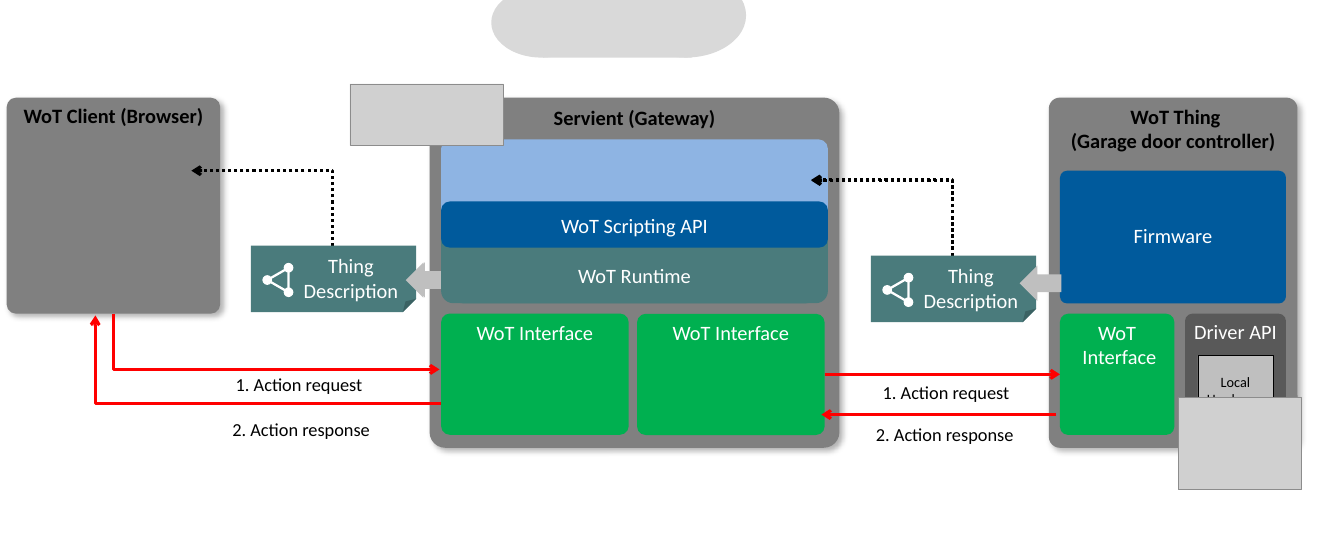
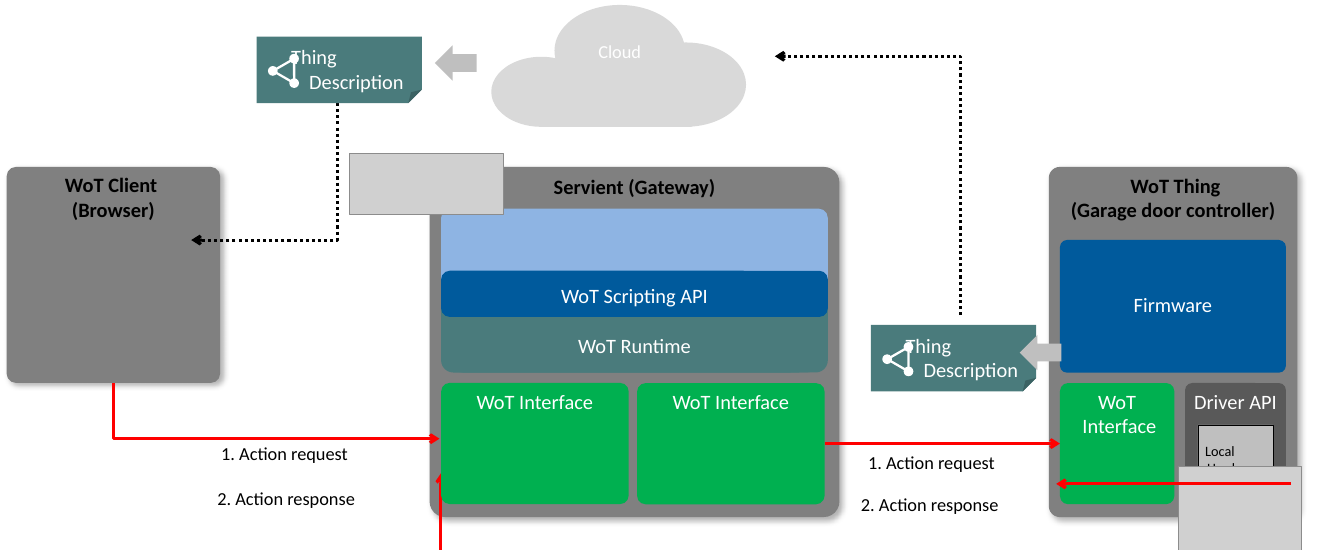
Before and after one commit to w3c/wot-security, a slide deck: slide 4 of images/Security_scenarios.pptx. Drawn at 1344x550 pixels with LibreOffice and Linux fonts; fonts in the diff are those of the drawing; grey boxes stand for pictures. Boxes give left, top, right and bottom in pixels: in the first picture for what was removed or moved away, otherwise in the second. Text is boxed around its words. In the diff, an @@ line names an element or a change of style, - is before the commit and + after.

```diff
--- a/images/Security_scenarios.pptx
+++ b/images/Security_scenarios.pptx
@@ triangle added at [273,53,304,83], outline #FFFFFF 2.24 pt @@
@@ down arrow: place and size @@
-down arrow at [407,262,449,297]
+down arrow at [435,46,477,81]
@@ elbow arrow added from (961, 315) to (775, 56), #000000 3 pt @@
@@ 3 ellipses, 1 folded corner: place and size @@
-3 ellipses, 1 folded corner at [251,246,416,312]
+3 ellipses, 1 folded corner at [257,37,422,103]
@@ elbow arrow moved from (333, 246) - (191, 171) to (337, 103) - (191, 240) @@
@@ elbow arrow (337, 103) - (191, 240): stroke #000000 3 pt dashed to #000000 3 pt @@
@@ text in rounded rectangle at [65,178,157,220]: text changed @@
-WoT Client (Browser)
+WoT Client
+(Browser)
@@ elbow arrow removed from (952, 256) to (811, 180) @@
@@ elbow arrow removed from (953, 257) to (812, 180) @@
@@ triangle removed at [268,262,299,292] @@
@@ down arrow removed at [406,263,448,298] @@
@@ 12 rounded rectangles, 4 ellipses, 2 pictures, 2 rectangles, 1 folded corner, 1 down arrow, 1 triangle: place and size @@
-12 rounded rectangles, 4 ellipses, 2 pictures, 2 rectangles, 1 folded corner, 1 down arrow, 1 triangle at [7,0,1301,490]
+12 rounded rectangles, 4 ellipses, 2 pictures, 2 rectangles, 1 folded corner, 1 down arrow, 1 triangle at [7,5,1301,550]
@@ triangle at [887,341,919,371]: outline #FFFFFF 2.25 pt to #FFFFFF 2.24 pt; proportions changed @@
@@ ellipse at [902,340,915,353]: rotation 30 to 330 degrees @@
@@ elbow arrow moved from (441, 404) - (95, 315) to (114, 383) - (439, 438) @@
@@ ellipse at [902,365,915,378]: rotation 330 to 30 degrees @@
@@ text "1. Action request": place and size @@
-text "1. Action request" at [236,378,363,394]
+text "1. Action request" at [221,447,348,463]
@@ elbow arrow moved from (1057, 414) - (821, 414) to (825, 444) - (1060, 444) @@
@@ text "1. Action request": place and size @@
-text "1. Action request" at [883,386,1010,402]
+text "1. Action request" at [868,456,995,472]
@@ rectangle "Local Hardware" at [1198,425,1273,493]: outline #000000 0.5 pt to #000000 0.51 pt @@
@@ elbow arrow moved from (114, 314) - (440, 370) to (787, 550) - (441, 473) @@
@@ text "2. Action response": place and size @@
-text "2. Action response" at [232,423,370,439]
+text "2. Action response" at [217,492,355,508]
@@ text "2. Action response": place and size @@
-text "2. Action response" at [876,428,1014,444]
+text "2. Action response" at [861,498,999,514]
@@ elbow arrow moved from (825, 375) - (1060, 374) to (1291, 484) - (1057, 484) @@
```
Also in this commit, not shown: 5 other slides changed, 2 other files.
